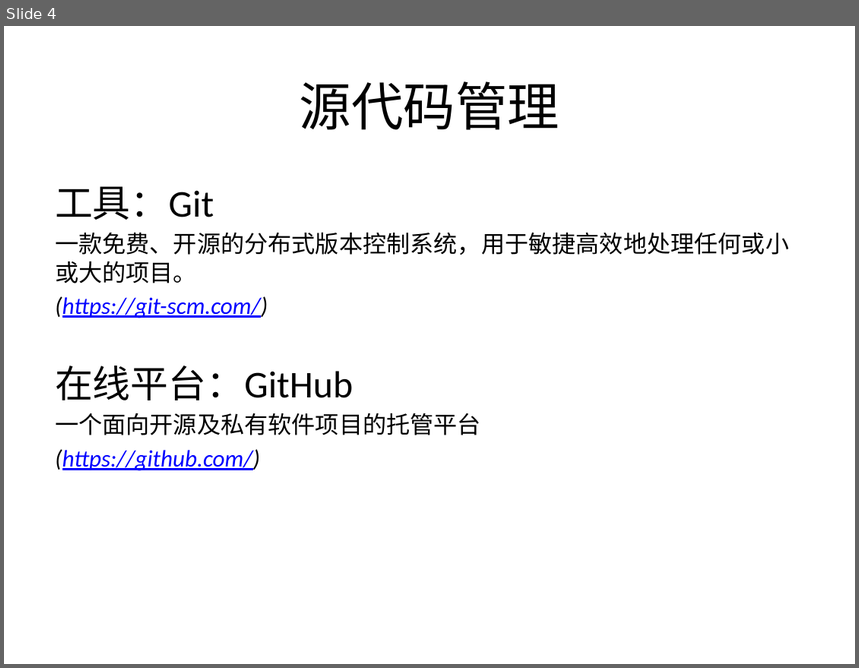
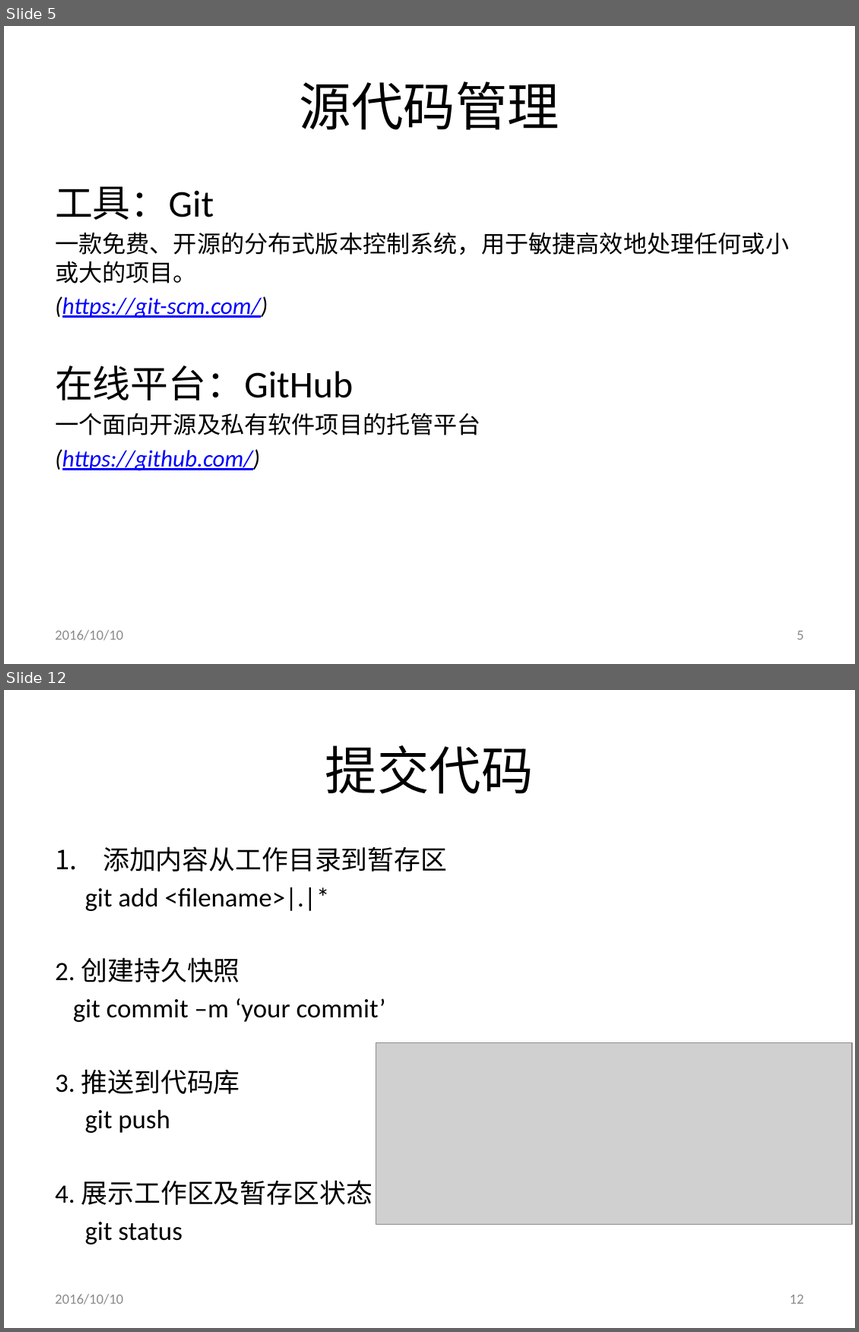
Before and after one commit to shentianyi/CompanyCource, a slide deck: CodeMonkey/cs01-1 开发工具及基本流程/开发工具及基本流程.pptx. Shown one above the other, each under a label of ours: slide 4 before the commit, slides 5 and 12 after it; the slides between them are not shown. The pictures are 859x668 and 859x1332 pixels, drawn with LibreOffice and Linux fonts; fonts in the diff are those of the drawing; grey boxes stand for pictures. Boxes give left, top, right and bottom in pixels: in the first picture for what was removed or moved away, otherwise in the second. Text is boxed around its words. In the diff, an @@ line names an element or a change of style, - is before the commit and + after.

```diff
--- a/CodeMonkey/cs01-1 开发工具及基本流程/开发工具及基本流程.pptx
+++ b/CodeMonkey/cs01-1 开发工具及基本流程/开发工具及基本流程.pptx
@@ slide 12 added at [4, 690, 855, 1328], background #FFFFFF @@
@@ title added at [325, 745, 534, 794], 44 pt, text #000000 @@
+提交代码
@@ text added at [55, 847, 447, 1245], 22.4 pt, text #000000 @@
+1. 添加内容从工作目录到暂存区
+git add <filename>|.|*
+2. 创建持久快照
+git commit –m ‘your commit’
+3. 推送到代码库
+git push
+4. 展示工作区及暂存区状态
+git status
@@ picture added at [376, 1043, 852, 1224] @@
@@ text added at [55, 1294, 123, 1305], 12 pt, text #8C8C8C @@
+2016/10/10
@@ page number added at [790, 1295, 804, 1304], 12 pt, text #8C8C8C @@
+12
@@ what was slide 4 is now slide 5 @@
@@ slide 5 changed as well @@
@@ text added at [55, 630, 123, 641], 12 pt, text #8C8C8C @@
+2016/10/10
@@ page number added at [797, 631, 804, 640], 12 pt, text #8C8C8C @@
+5
```
Also in this commit, not shown: 4 other slides changed, 23 other slides added, 1 slide removed, 1 other file.
